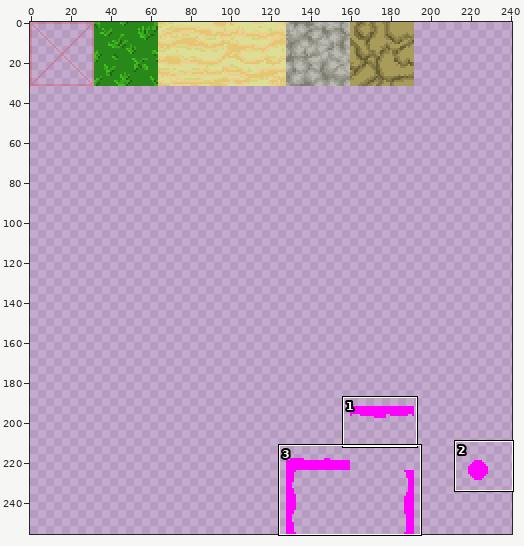
File history of a sprite sheet, Resources/Textures/Ground.png. The picture above shows the old version from afar; the outline marks the close-up.
Close-up. As it was:
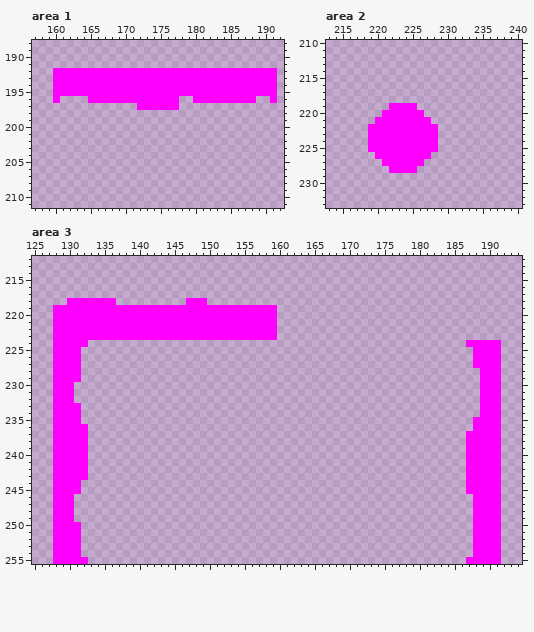
The file is 256x256 pixels. Colours within 5 levels of each other are drawn and written as one. Shown: area 1: x 157..192, y 188..211; area 2: x 213..240, y 210..233; area 3: x 125..194, y 212..255. The wide view leaves out empty margins.
New version:
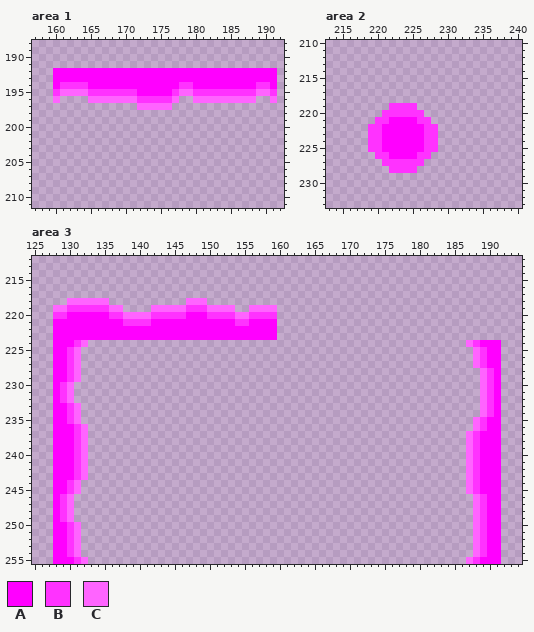
Palette (. is transparent): A #ff00ff  B #ff32ff  C #ff64ff
The exact change:
Area 1:
Colour A becomes colour B in row 194 at x 161 to 164, 178 to 179 and 189 to 190; in row 195 at x 160, 165 to 171, 177, 180 to 188 and 191; in row 196 at x 172 to 176.
Colour A becomes colour C in row 195 at x 161 to 164, 178 to 179 and 189 to 190; in row 196 at x 160, 165 to 171, 177, 180 to 188 and 191; in row 197 at x 172 to 176.
Colour A is gone in row 197 at x 177.
Area 2:
Colour A becomes colour B in row 219 at x 222 to 225; in row 220 at x 221 to 226; in row 221 at x 220 to 221 and 226 to 227; in rows 222 to 225 at x 219 to 220 and 227 to 228; in row 226 at x 220 to 221 and 226 to 227; in row 227 at x 221 to 226.
Colour A becomes colour B in row 228 at x 222 to 225.
Area 3:
Colour A becomes colour B in row 219 at x 130 to 135 and 147 to 149; in row 220 at x 128 to 129, 136 to 137, 142 to 146, 150 to 153 and 156 to 159; in row 221 at x 138 to 141 and 154 to 155; in row 224 at x 131 and 188; in rows 225 to 227 at x 130 and 189; in rows 228 to 229 at x 130 and 190.
Colour A becomes colour B in rows 230 to 232 at x 129 and 190; in rows 233 to 234 at x 130 and 190; in row 235 at x 130 and 189; in row 236 at x 131 and 189; in rows 237 to 243 at x 131 and 188; in rows 244 to 245 at x 130 and 188.
Colour A becomes colour B in rows 246 to 249 at x 129 and 189; in rows 250 to 254 at x 130 and 189; in row 255 at x 131 and 188.
Colour A becomes colour C in row 218 at x 130 to 135 and 147 to 149; in row 219 at x 128 to 129, 136 to 137, 142 to 146, 150 to 153 and 156 to 159; in row 220 at x 138 to 141 and 154 to 155; in row 224 at x 132 and 187; in rows 225 to 227 at x 131 and 188; in rows 228 to 229 at x 131 and 189.
Colour A becomes colour C in rows 230 to 232 at x 130 and 189; in rows 233 to 234 at x 131 and 189; in row 235 at x 131 and 188; in row 236 at x 132 and 188; in rows 237 to 243 at x 132 and 187; in rows 244 to 245 at x 131 and 187.
Colour A becomes colour C in rows 246 to 249 at x 130 and 188; in rows 250 to 254 at x 131 and 188; in row 255 at x 132 and 187.
Colour A is gone in row 218 at x 136; in row 219 at x 138 to 141 and 154 to 155.
Pixel boxes of the changes (left, top, right, bottom) in both close-ups:
changed: (53, 82, 277, 110)
changed: (368, 103, 438, 173)
changed: (53, 298, 277, 326)
changed: (60, 340, 88, 564)
changed: (466, 340, 494, 564)
